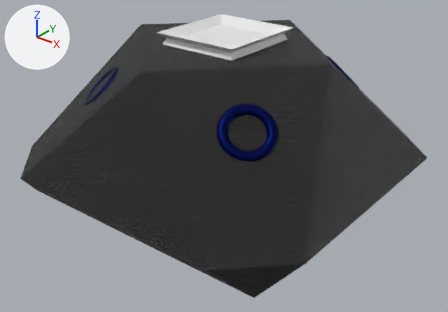
An edit to the Blender file algo.blend, drawn before and after from the same camera.
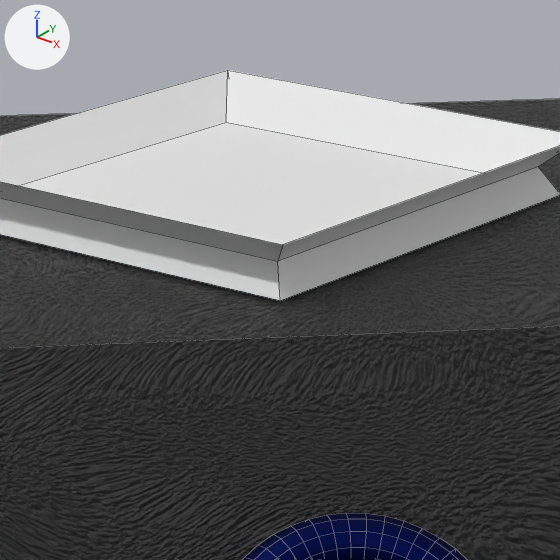
There are two pictures of each version: one whole from a 50 mm camera at (7.55, -9.5, 5.77) aimed at (0.27, -0.4, 0.13), one close up on the part from 39% to 64% of the width and 0% to 36% of the height. The lights are fixed; the arrows at upper left show +X, +Y and +Z. The close-ups show mesh edges as thin lines.
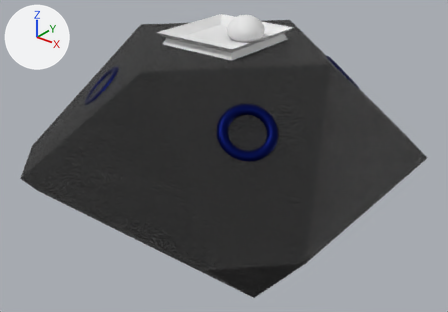
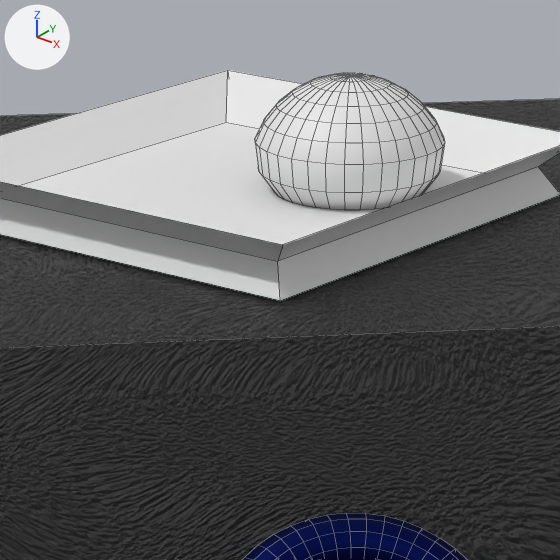
Commit message: Ahora con un pan

What differs and where, as boxes [x1, y1, x2, y2] in the close-ups (560 x 560 px):
'Sphere', added: after [255, 73, 445, 210]

Patch to the scene script:
```diff
--- a/algo.blend.py
+++ b/algo.blend.py
@@ me_sphere @@
+me_sphere.from_pydata(...)  # 353 vertices, 350 faces; spans x -0.92..0.92, y -0.92..0.92, z -0.14..1.0
+me_sphere.polygons.foreach_set('use_smooth', [True] * 350)
@@ ob_sphere @@
+ob_sphere = bpy.data.objects.new('Sphere', me_sphere)
+ob_sphere.location = (0.34, 0.191, 2.553)
+ob_sphere.scale = (0.412, 0.412, 0.412)
```
